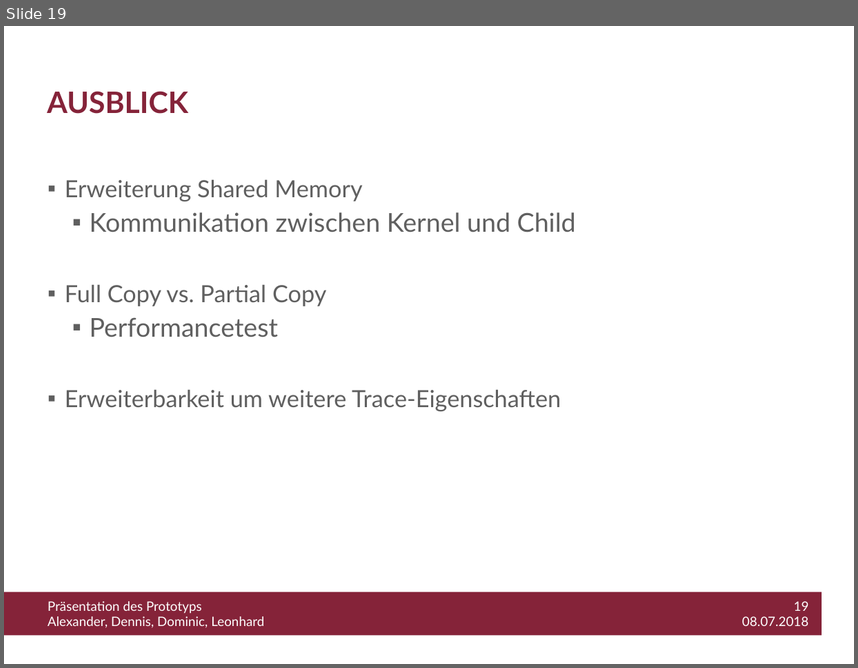
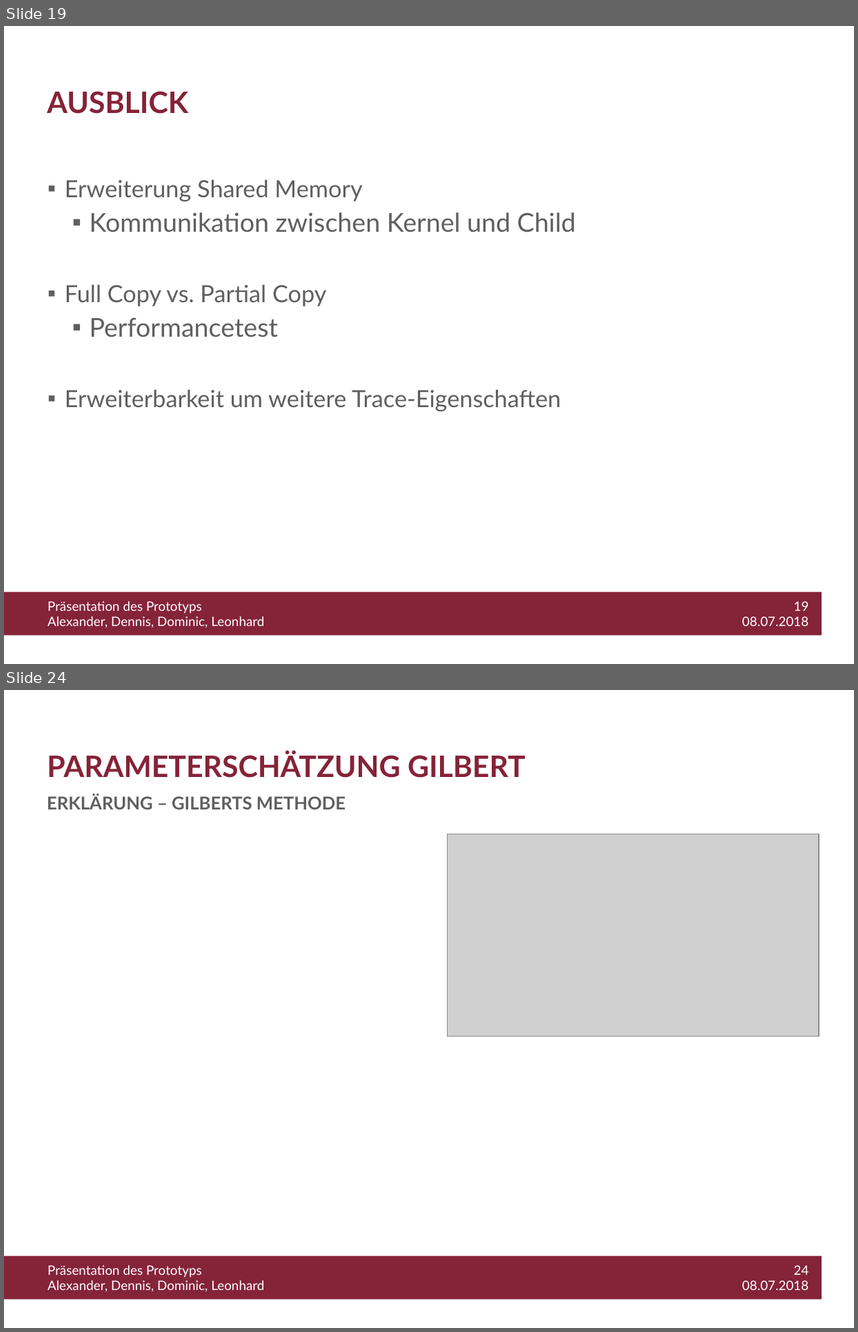
Before and after one commit to WiLEProjekt/Prototyp, a slide deck: Prototyp_Präsentation.pptx. Shown one above the other, each under a label of ours: slide 19 before the commit, slides 19 and 24 after it; the slides between them are not shown. The pictures are 858x668 and 858x1332 pixels, drawn with LibreOffice and Linux fonts; fonts in the diff are those of the drawing; grey boxes stand for pictures; background and template pictures are left out. Boxes give left, top, right and bottom in pixels: in the first picture for what was removed or moved away, otherwise in the second. Text is boxed around its words. In the diff, an @@ line names an element or a change of style, - is before the commit and + after.

```diff
--- a/Prototyp_Präsentation.pptx
+++ b/Prototyp_Präsentation.pptx
@@ slide 24 added at (4, 690, 854, 1328), background #FFFFFF; not listed: 3 template elements that a slide beside it also shows @@
@@ title added at (47, 751, 526, 778), 25 pt, text #852339, bold @@
+PARAMETERSCHÄTZUNG GILBERT
@@ text added at (47, 794, 346, 809), 15 pt, text #5F5F5F, bold @@
+ERKLÄRUNG – GILBERTS METHODE
@@ picture added at (448, 834, 819, 1036) @@
```
Also in this commit, not shown: 2 slides changed, 7 other slides added, 1 slide removed.
